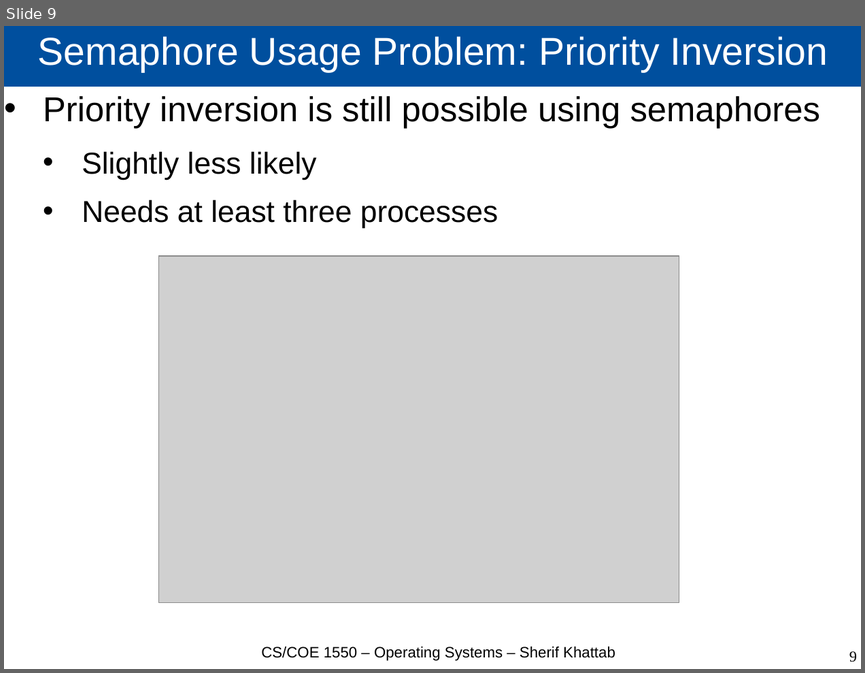
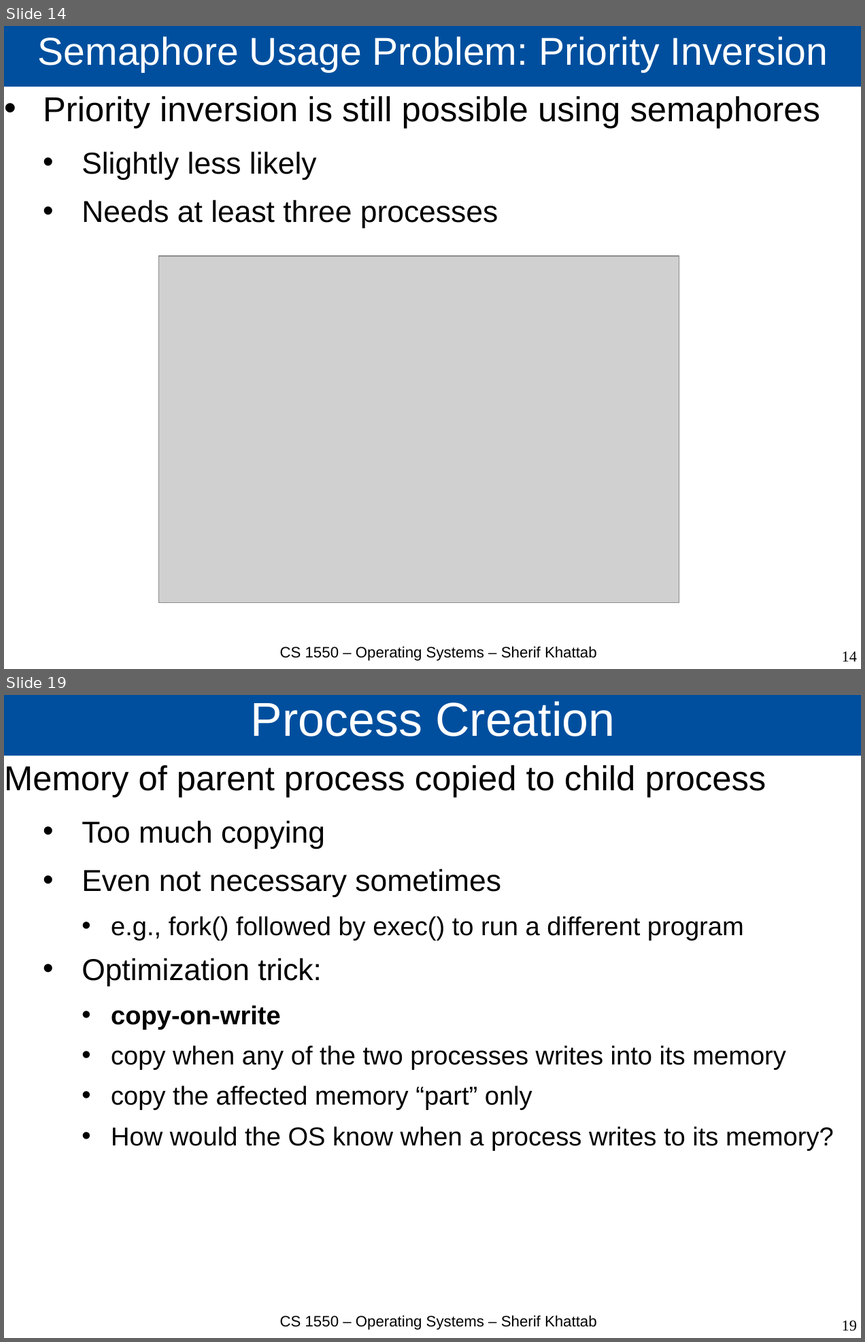
Before and after one commit to cs1550-2244/cs1550-code-handouts, a slide deck: DraftSlides/Lecture4.pptx. Shown one above the other, each under a label of ours: slide 9 before the commit, slides 14 and 19 after it; the slides between them are not shown. The pictures are 865x673 and 865x1342 pixels, drawn with LibreOffice and Linux fonts; fonts in the diff are those of the drawing; grey boxes stand for pictures. Boxes give left, top, right and bottom in pixels: in the first picture for what was removed or moved away, otherwise in the second. Text is boxed around its words. In the diff, an @@ line names an element or a change of style, - is before the commit and + after.

```diff
--- a/DraftSlides/Lecture4.pptx
+++ b/DraftSlides/Lecture4.pptx
@@ slide 19 added at bbox=[4, 695, 861, 1338], background #FFFFFF @@
@@ title added at bbox=[4, 695, 861, 756], fill #004F9E, 44 pt, text #FFFFFF @@
+Process Creation
@@ text added at bbox=[4, 765, 834, 1151], 24 pt, text #000000 @@
+Memory of parent process copied to child process
+  • Too much copying
+  • Even not necessary sometimes
+    • e.g., fork() followed by exec() to run a different program
+  • Optimization trick:
+    • copy-on-write
+    • copy when any of the two processes writes into its memory
+    • copy the affected memory “part” only
+    • How would the OS know when a process writes to its memory?
@@ text added at bbox=[280, 1315, 597, 1329], 14 pt, text #000000 @@
+CS 1550 – Operating Systems – Sherif Khattab
@@ page number added at bbox=[842, 1320, 857, 1331], 14 pt, text #000000 @@
+19
@@ what was slide 9 is now slide 14 @@
@@ slide 14 changed as well @@
@@ text at bbox=[280, 646, 597, 660]: text changed @@
-CS/COE 1550 – Operating Systems – Sherif Khattab
+CS 1550 – Operating Systems – Sherif Khattab
@@ page number at bbox=[842, 651, 857, 661]: text changed @@
-9
+14
```
Also in this commit, not shown: 9 other slides changed, 10 other slides added, 3 other files.
